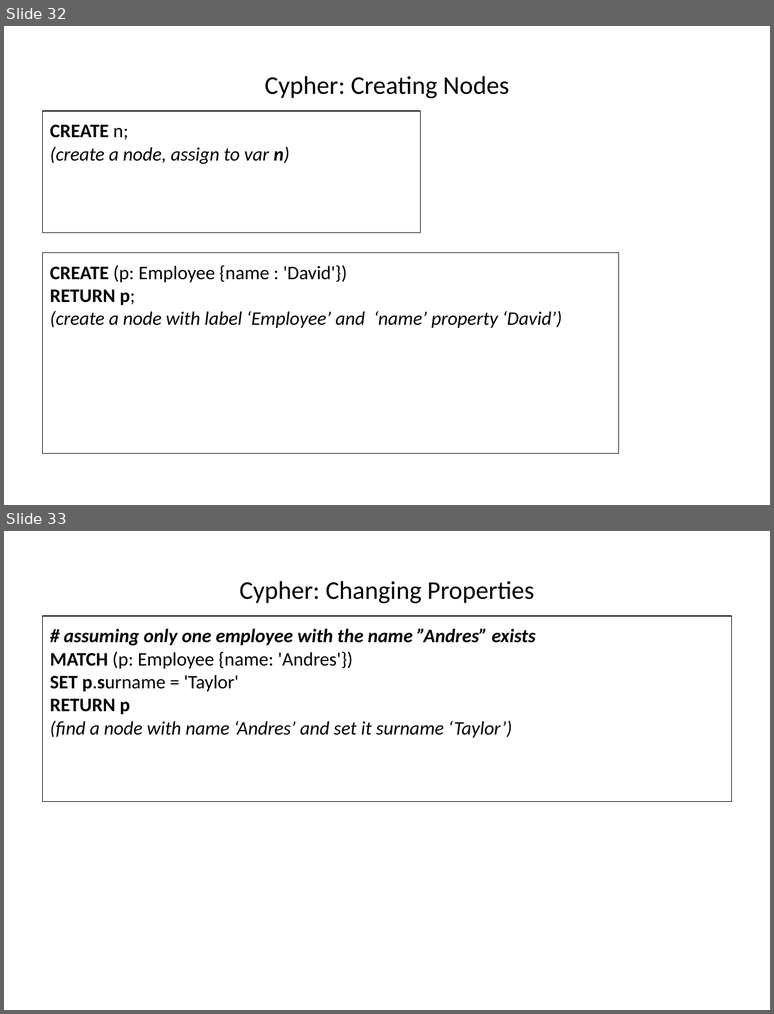
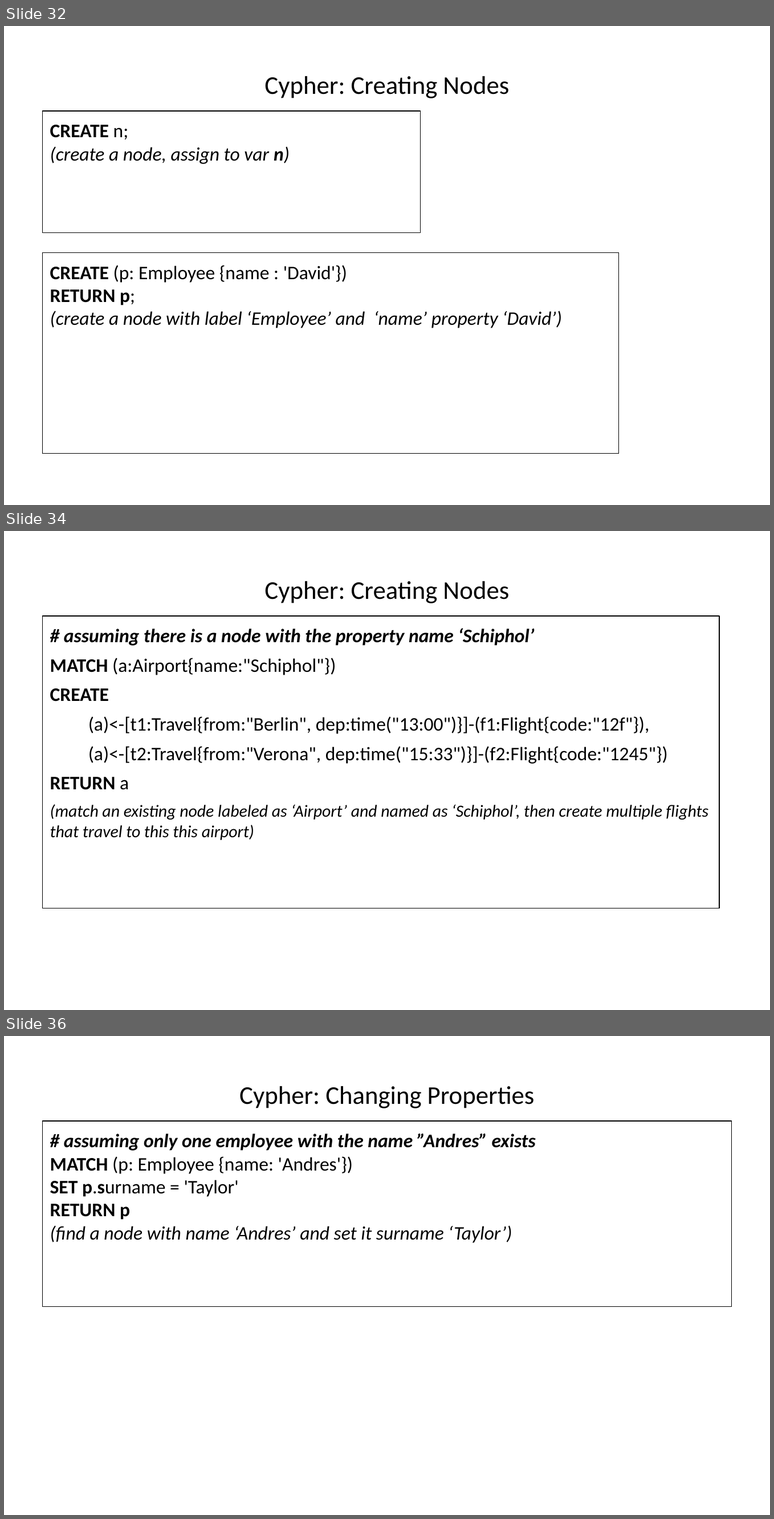
Before and after one commit to hogeschool/INFDEV026B, a slide deck: 2018-2019/build/Lecture 5.pptx. Shown one above the other, each under a label of ours: slides 32 and 33 before the commit, slides 32, 34 and 36 after it; the slides between them are not shown. The pictures are 774x1014 and 774x1519 pixels, drawn with LibreOffice and Linux fonts; fonts in the diff are those of the drawing. Boxes give left, top, right and bottom in pixels: in the first picture for what was removed or moved away, otherwise in the second. Text is boxed around its words. In the diff, an @@ line names an element or a change of style, - is before the commit and + after.

```diff
--- a/2018-2019/build/Lecture 5.pptx
+++ b/2018-2019/build/Lecture 5.pptx
@@ slide 34 added at [4,531,770,1010], background #FFFFFF @@
@@ title added at [264,581,509,603], 24 pt, text #000000 @@
+Cypher: Creating Nodes
@@ text added at [42,616,719,909], outline #000000 0.75 pt, 18 pt, text #000000 @@
+# assuming there is a node with the property name ‘Schiphol’
+MATCH (a:Airport{name:"Schiphol"})
+CREATE
+(a)<-[t1:Travel{from:"Berlin", dep:time("13:00")}]-(f1:Flight{code:"12f"}),
+(a)<-[t2:Travel{from:"Verona", dep:time("15:33")}]-(f2:Flight{code:"1245"})
+RETURN a
+(match an existing node labeled as ‘Airport’ and named as ‘Schiphol’, then create multiple flights that travel to this this airport)
@@ what was slide 33 is now slide 36 @@
```
Also in this commit, not shown: 3 slides changed, 3 other slides added.
